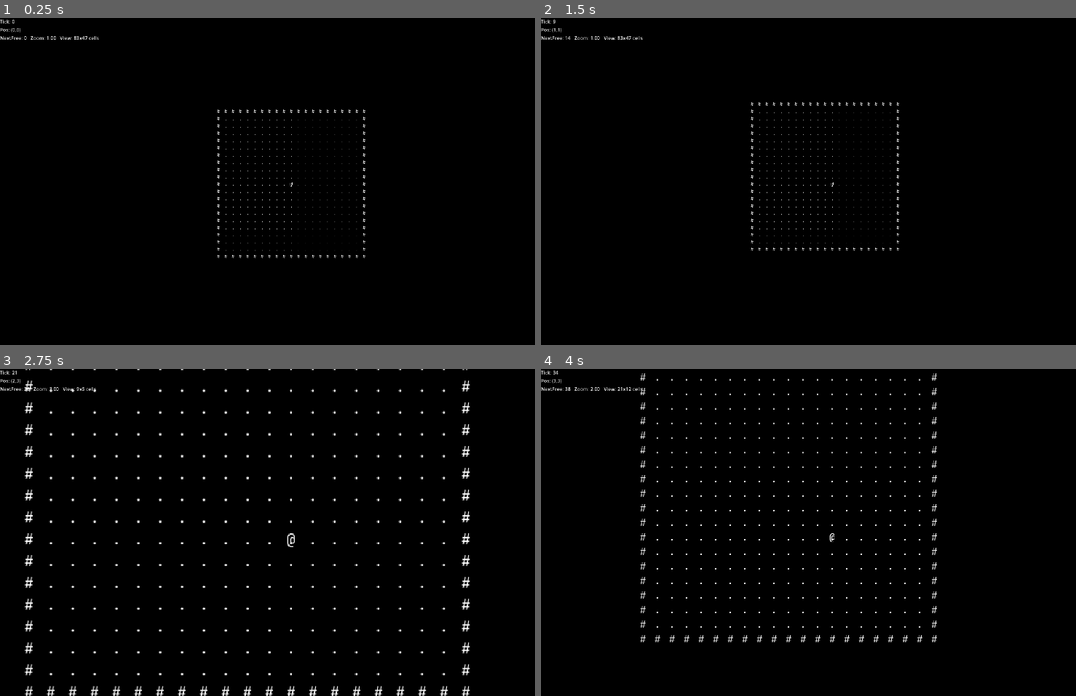
Above: before the commit, frames 1-4 (two rows, left to right).
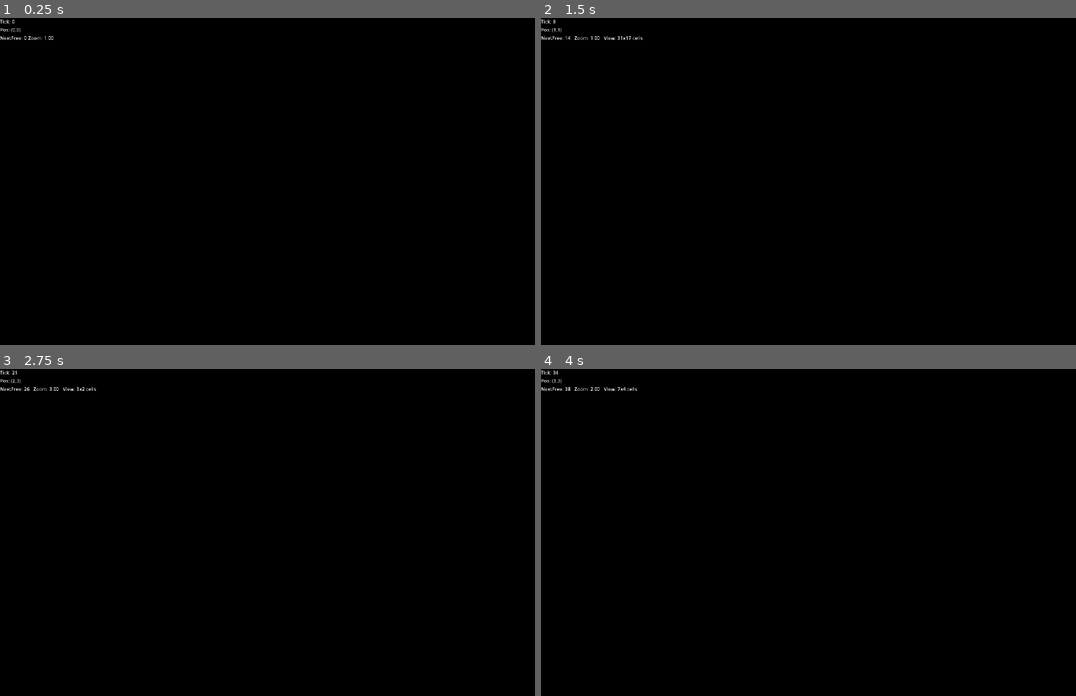
Above: after the commit, the same moments.

Repository: dumbmud/MUD
Game: Godot game, scene res://scenes/sim_manager.tscn
Same seed, same stepped clock (60 frames per second), same inputs: the game is played once before the commit and once after it.
Inputs (mouse positions are in pixels of both pictures, inside the frame that each line leads up to):
- Up to frame 1 (0.25 s): no input
- Up to frame 2 (1.5 s): tap Enter at 0.5 s; move the mouse to (958, 165) at 0.52 s; hold Keypad 3 (move_downright) 0.53-1.28 s; hold Mouse wheel up (zoom_in) 0.53-1.28 s; tap Middle mouse button (zoom_reset) at 1.25 s; move the mouse to (717, 197) at 1.27 s; hold Keypad 2 (move_down) from 1.28 s (still down); tap Tab (time_mode_toggle) at 1.35 s
- Up to frame 3 (2.75 s): tap Mouse wheel up (zoom_in) at 1.55 s; move the mouse to (347, 460) at 2.02 s; release Keypad 2 (move_down) at 2.03 s; hold Keypad 3 (move_downright) from 2.03 s (still down); hold Mouse wheel up (zoom_in) from 2.03 s (still down)
- Up to frame 4 (4 s): tap Middle mouse button (zoom_reset) at 2.75, 3.5 s; move the mouse to (803, 597) at 2.77 s; release Keypad 3 (move_downright) at 2.78 s; release Mouse wheel up (zoom_in) at 2.78 s; hold Keypad 8 (move_up) 2.78-3.53 s; tap Mouse wheel down (zoom_out) at 2.85 s; tap Mouse wheel up (zoom_in) at 3.05 s; move the mouse to (1006, 581) at 3.52 s; hold Keypad 1 (move_downleft) from 3.53 s (still down); hold Mouse wheel up (zoom_in) from 3.53 s (still down)

The runs differ from the first frame. In frame 1, 0.5% of the frame differs, in the area x 5-69%, y 5-74%; in frame 2, 0.4%; in frame 3, 2.9%, in the area x 4-88%, y 0-100%; in frame 4, 1.4%.

Commit message:
fixed centering

Diff:
--- a/scenes/console.gd
+++ b/scenes/console.gd
@@ -2,7 +2,7 @@
 extends Node2D
 
 @export var font: FontFile
-@export var font_size := 24
+@export var font_size := 64
 
 var CELL := 24
 var VISIBLE_W := 0
@@ -24,20 +24,23 @@
 	VISIBLE_H = vh
 	GRID_W = gw
 	GRID_H = gh
-	_center = Vector2i(VISIBLE_W / 2, VISIBLE_H / 2)  # floor
+	_center = Vector2i(int(VISIBLE_W * 0.5), int(VISIBLE_H * 0.5))
 	# put top-left of visible window at exactly -half size (½-cell shift included)
-	_screen_origin_px = -Vector2i((VISIBLE_W * CELL) / 2, (VISIBLE_H * CELL) / 2)
+	_screen_origin_px = -Vector2i(int(VISIBLE_W * CELL * 0.5), int(VISIBLE_H * CELL * 0.5))
 	_compute_metrics()
 	queue_redraw()
 
 func _compute_metrics() -> void:
 	if font == null: return
+	font.subpixel_positioning = TextServer.SUBPIXEL_POSITIONING_DISABLED
+	font.oversampling = 1.0
+
 	var h := font.get_height(font_size)
 	var asc := font.get_ascent(font_size)
-	var vpad : float = max(0.0, (CELL - h) * 0.5)
-	_baseline = int(vpad + asc + 0.5)
-	var char_w := font.get_string_size("@", font_size).x
-	_hpad = int(max(0.0, (CELL - char_w) * 0.5))
+	var vpad: float = (CELL - h) * 0.5      # allow negative
+	_baseline = int(round(vpad + asc))
+	_hpad = 0                                # not used anymore
+
 
 func redraw(player_world: Vector2i, get_world_callable: Callable) -> void:
 	_player = player_world
@@ -45,21 +48,24 @@
 	queue_redraw()
 
 func _draw() -> void:
-	# big console centered at origin
 	var size_px := Vector2(GRID_W * CELL, GRID_H * CELL)
 	draw_rect(Rect2(-size_px * 0.5, size_px), Color.BLACK, true)
 	if font == null: return
-
+	draw_line(Vector2(-10000,0), Vector2(10000,0), Color.RED)
+	draw_line(Vector2(0,-10000), Vector2(0,10000), Color.RED)
 	for sy in range(VISIBLE_H):
 		var y_px := _screen_origin_px.y + sy * CELL
 		for sx in range(VISIBLE_W):
 			var x_px := _screen_origin_px.x + sx * CELL
 			var wx := _player.x + (sx - _center.x)
 			var wy := _player.y + (sy - _center.y)
-			var ch : String = _get_world.call(Vector2i(wx, wy))
+			var ch: String = _get_world.call(Vector2i(wx, wy))
 			if ch == "" or ch == " ": continue
-			draw_string(font, Vector2(x_px + _hpad, y_px + _baseline), ch)
+			# left edge of cell, baseline y; width=CELL centers the glyph visually
+			draw_string(font, Vector2(x_px, y_px + _baseline),
+				ch, HORIZONTAL_ALIGNMENT_CENTER, CELL, font_size)
 
-	# draw '@' in the center cell (whose top-left is now at -CELL/2, -CELL/2)
-	var mid_tl := -Vector2i(CELL / 2, CELL / 2)
-	draw_string(font, Vector2(mid_tl.x + _hpad, mid_tl.y + _baseline), "@")
+	# center cell
+	var mid_tl := -Vector2i(int(CELL * 0.5), int(CELL * 0.5))
+	draw_string(font, Vector2(mid_tl.x, mid_tl.y + _baseline),
+		"@", HORIZONTAL_ALIGNMENT_CENTER, CELL, font_size)
--- a/scenes/sim_manager.gd
+++ b/scenes/sim_manager.gd
@@ -3,7 +3,7 @@
 enum GameMode { TURN_BASED, REAL_TIME }
 @export var mode: GameMode = GameMode.TURN_BASED
 
-const CELL_PX := 24
+const CELL_PX := 64
 const GRID_W := 481
 const GRID_H := 271
 
@@ -37,12 +37,15 @@
 @onready var ui: UIOverlay = $UI/HUD
 
 func _ready() -> void:
+	position = Vector2.ZERO
 	cam.position = Vector2.ZERO
+	cam.anchor_mode = Camera2D.ANCHOR_MODE_DRAG_CENTER
+	cam.make_current()
 	get_viewport().size_changed.connect(_on_view_changed)
 	_apply_zoom()
 	console.configure(CELL_PX, visible_w, visible_h, GRID_W, GRID_H)
 	console.redraw(player_pos, Callable(self, "get_world_glyph"))
-	ui.set_debug(tick_count, player_pos, next_free_tick, zoom_levels[zoom_index], visible_w, visible_h)
+
 
 func _input(event: InputEvent) -> void:
 	if event.is_action_pressed("move_up"):           _queue_dir(Vector2i(0, -1))
@@ -91,17 +94,24 @@
 	console.configure(CELL_PX, visible_w, visible_h, GRID_W, GRID_H)
 
 func _update_visible() -> void:
-	var vp_px := get_viewport_rect().size
-	var z := cam.zoom.x
-	visible_w = int(ceil(vp_px.x / (CELL_PX * z))) + 2
-	visible_h = int(ceil(vp_px.y / (CELL_PX * z))) + 2
-	if (visible_w & 1) == 0: visible_w += 1
+	var vp := get_viewport_rect().size
+	var z := cam.zoom
+	# world span visible = screen_pixels / zoom
+	var world_w_px := vp.x / z.x
+	var world_h_px := vp.y / z.y
+
+	visible_w = int(ceil(world_w_px / CELL_PX))
+	visible_h = int(ceil(world_h_px / CELL_PX))
+	if (visible_w & 1) == 0: visible_w += 1  # force odd
 	if (visible_h & 1) == 0: visible_h += 1
+
 
 func _apply_zoom() -> void:
 	var z: float = zoom_levels[zoom_index]
 	cam.zoom = Vector2(z, z)
 	_update_visible()
+	console.configure(CELL_PX, visible_w, visible_h, GRID_W, GRID_H)  # update console on zoom
+
 
 func _process(dt: float) -> void:
 	if mode == GameMode.REAL_TIME or (mode == GameMode.TURN_BASED and ticks_running):
--- a/scenes/sim_manager.tscn
+++ b/scenes/sim_manager.tscn
@@ -2,7 +2,7 @@
 
 [ext_resource type="Script" uid="uid://bjeq14b3iqg84" path="res://scenes/sim_manager.gd" id="1_ax8je"]
 [ext_resource type="Script" uid="uid://b5vvvhsvdliem" path="res://scenes/console.gd" id="2_h4prr"]
-[ext_resource type="FontFile" uid="uid://ibediugxxdy5" path="res://fonts/JetBrainsMono-Regular.ttf" id="3_h4prr"]
+[ext_resource type="FontFile" uid="uid://mxryoogsu0iu" path="res://fonts/PublicPixel.ttf" id="3_0spcm"]
 [ext_resource type="Script" uid="uid://y468lwthrfm6" path="res://scenes/UIOverlay.gd" id="4_0spcm"]
 
 [node name="SimManager" type="Node2D"]
@@ -12,7 +12,7 @@
 
 [node name="Console" type="Node2D" parent="."]
 script = ExtResource("2_h4prr")
-font = ExtResource("3_h4prr")
+font = ExtResource("3_0spcm")
 
 [node name="UI" type="CanvasLayer" parent="."]
 
